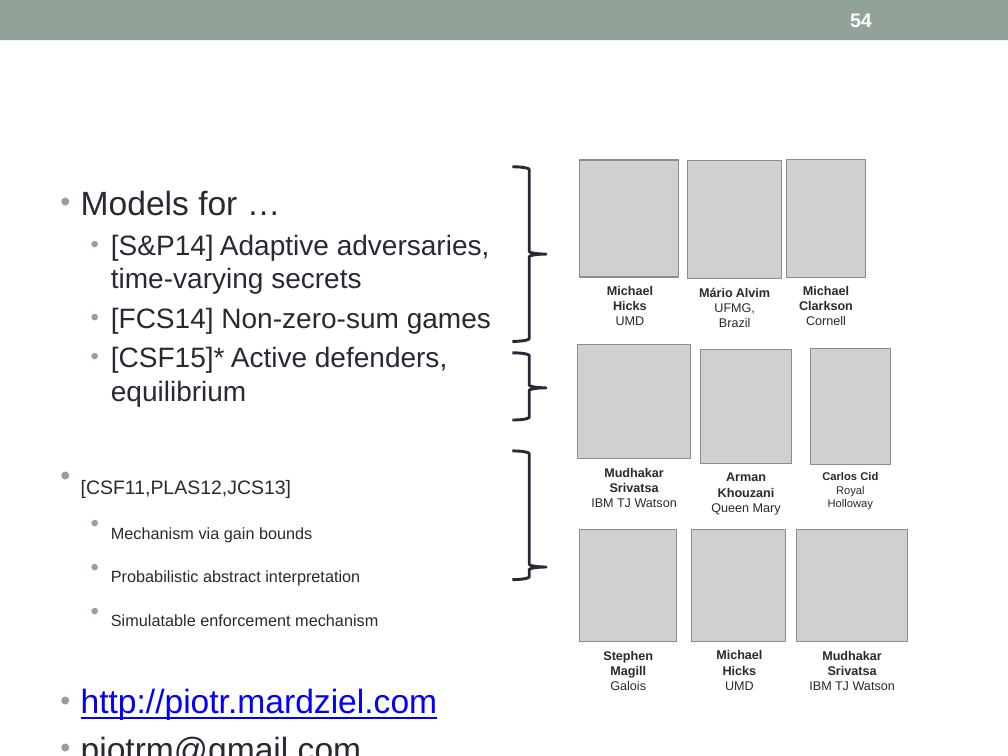
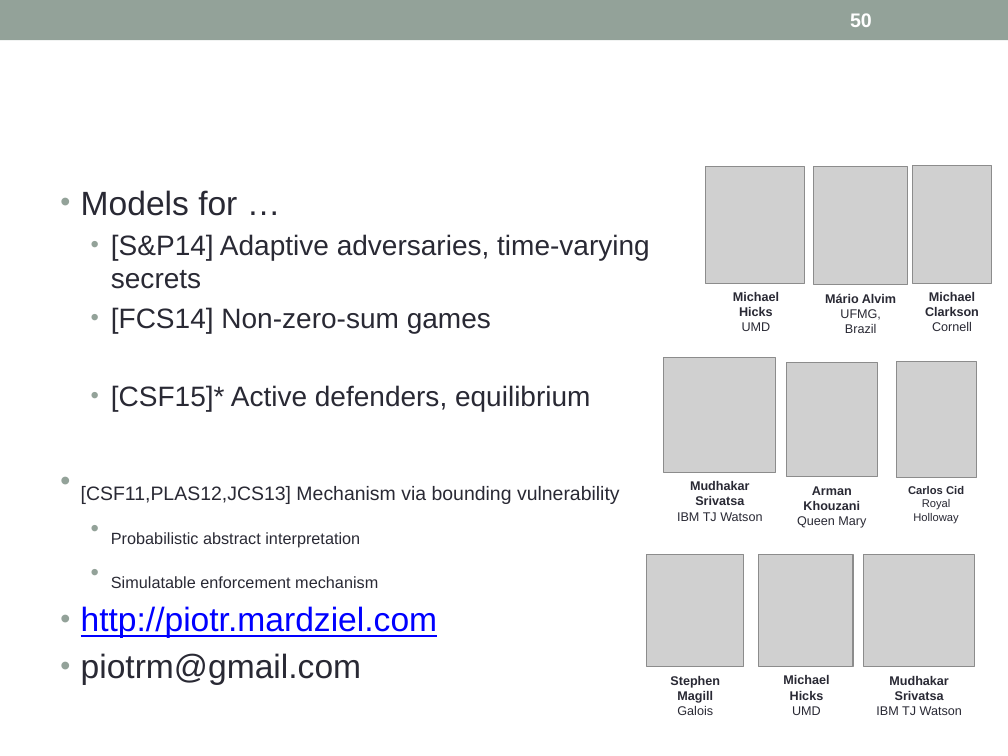
Before and after one commit to piotrm0/piotrm0.github.io, a slide deck: slide 50 of docs/mardziel15hcss.pres.pptx (slide 54 before the commit). Drawn at 1008x756 pixels with LibreOffice and Linux fonts; fonts in the diff are those of the drawing; grey boxes stand for pictures. Boxes give left, top, right and bottom in pixels: in the first picture for what was removed or moved away, otherwise in the second. Text is boxed around its words. In the diff, an @@ line names an element or a change of style, - is before the commit and + after.

```diff
--- a/docs/mardziel15hcss.pres.pptx
+++ b/docs/mardziel15hcss.pres.pptx
@@ page number at <box>850,13,872,27</box>: text changed @@
-54
+50
@@ left brace removed at <box>512,166,545,341</box> @@
@@ 3 pictures, 3 texts: place and size @@
-3 pictures, 3 texts at <box>580,159,866,327</box>
+3 pictures, 3 texts at <box>706,165,992,333</box>
@@ left brace removed at <box>512,353,545,420</box> @@
@@ left brace removed at <box>512,451,545,580</box> @@
@@ 3 pictures, 3 texts: place and size @@
-3 pictures, 3 texts at <box>578,345,890,515</box>
+3 pictures, 3 texts at <box>663,358,976,528</box>
@@ text at <box>81,486,620,504</box>: text changed; size 20 to 24 pt @@
-• [CSF11,PLAS12,JCS13]
-  • Mechanism via gain bounds
+• [CSF11,PLAS12,JCS13] Mechanism via bounding vulnerability
@@ 3 pictures, 3 texts: place and size @@
-3 pictures, 3 texts at <box>580,529,907,690</box>
+3 pictures, 3 texts at <box>647,554,974,715</box>
```
Also in this commit, not shown: 39 other slides changed, 2 slides added, 6 slides removed, 34 other files.
